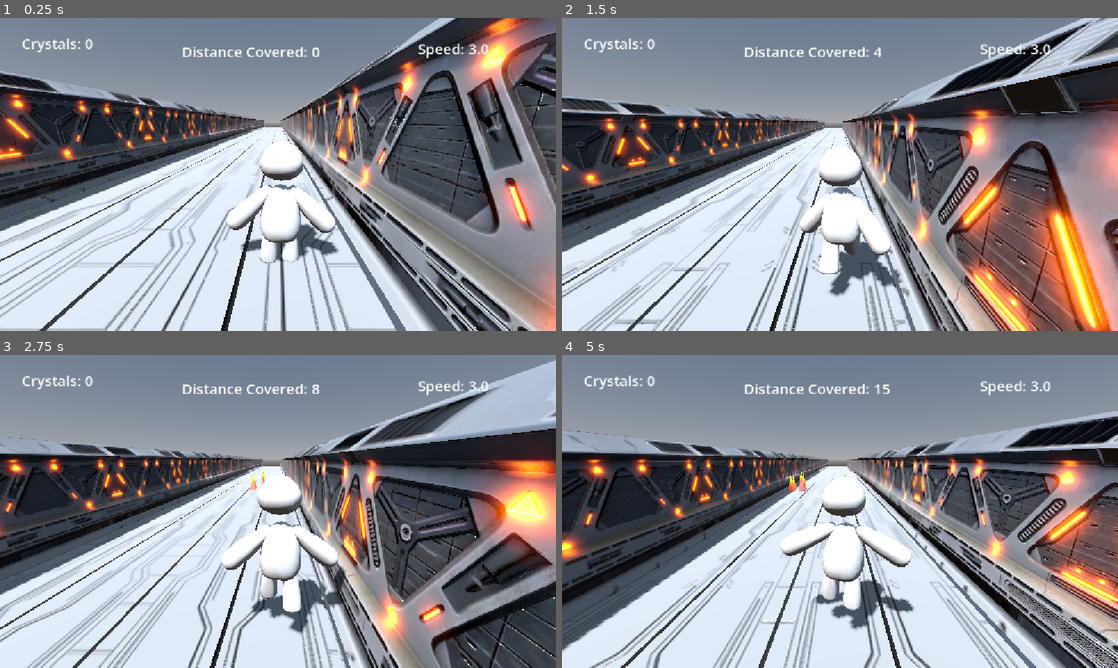
Above: before the commit, frames 1-4 (two rows, left to right).
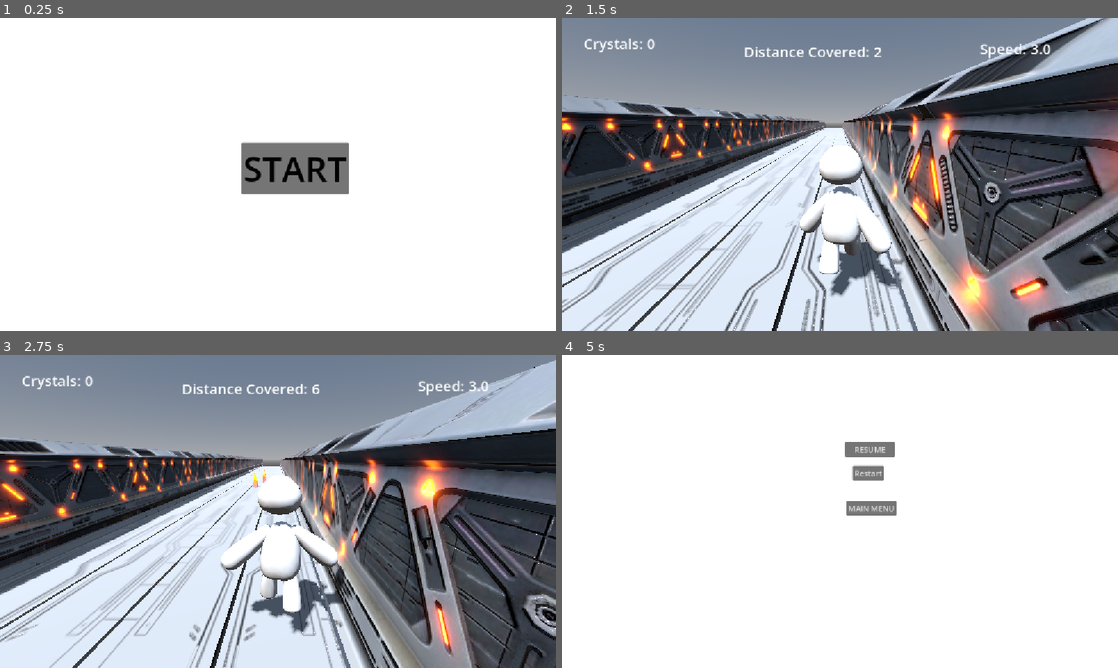
Above: after the commit, the same moments.

Repository: TheAbdullahSaleem/Runner
Game: Godot game, scene res://Scenes/Main.tscn
The game is run twice, just before and just after one commit, with the same random seed, the same clock (stepped at 60 frames per second) and the same inputs.
Inputs (mouse positions are in pixels of both pictures, inside the frame that each line leads up to):
- Up to frame 1 (0.25 s): no input
- Up to frame 2 (1.5 s): click (856, 168) at 0.5 s, where only the run after the commit has a clickable "START"; tap Enter at 1.25 s; move the mouse to (962, 158) at 1.27 s; hold Right (right) from 1.28 s (still down); tap Space (jump) at 1.35 s; click (962, 158) at 1.42 s
- Up to frame 3 (2.75 s): tap Space (jump) at 1.52, 1.82, 2.27, 2.3, 2.57 s; move the mouse to (166, 527) at 2.02 s; release Right (right) at 2.03 s; hold Down from 2.03 s (still down); tap Alt at 2.1 s
- Up to frame 4 (5 s): move the mouse to (895, 442) at 2.77 s; release Down at 2.78 s; hold Right (right) 2.78-3.53 s; tap Shift at 2.85 s; tap Space (jump) at 3.05, 3.6, 3.77, 4.07, 4.52, 4.55, 4.82 s; move the mouse to (812, 574) at 3.52 s; hold Up 3.53-4.28 s; click (812, 574) at 3.67 s; move the mouse to (1006, 558) at 4.27 s; hold Left (left) from 4.28 s (still down); tap Alt at 4.35 s; tap Escape (pause, bound only after the commit) at 4.9 s

The runs differ from the first frame. In frame 1, 95% of the frame differs, in the area x 0-100%, y 0-100%; in frame 2, 41%; in frame 3, 31%; in frame 4, 96%.

Commit message:
Made The main menu and pause button work

Diff:
--- a/Scenes/Dead.tscn
+++ b/Scenes/Dead.tscn
@@ -5,6 +5,13 @@
 [node name="Dead" type="CanvasLayer" unique_id=1046737756]
 process_mode = 3
 script = ExtResource("1_j28xj")
+
+[node name="ColorRect" type="ColorRect" parent="." unique_id=1285884182]
+anchors_preset = 15
+anchor_right = 1.0
+anchor_bottom = 1.0
+grow_horizontal = 2
+grow_vertical = 2
 
 [node name="Control" type="Control" parent="." unique_id=805950470]
 process_mode = 3
@@ -18,10 +25,20 @@
 [node name="Button" type="Button" parent="Control" unique_id=100133756]
 process_mode = 3
 layout_mode = 0
-offset_left = 618.0
-offset_top = 289.0
-offset_right = 683.0
-offset_bottom = 320.0
+offset_left = 602.0
+offset_top = 229.0
+offset_right = 667.0
+offset_bottom = 260.0
 text = "Restart"
 
+[node name="Button2" type="Button" parent="Control" unique_id=70909303]
+process_mode = 3
+layout_mode = 0
+offset_left = 589.0
+offset_top = 302.0
+offset_right = 693.0
+offset_bottom = 333.0
+text = "MAIN MENU"
+
 [connection signal="pressed" from="Control/Button" to="." method="_on_button_pressed"]
+[connection signal="pressed" from="Control/Button2" to="." method="_on_button_2_pressed"]
--- /dev/null
+++ b/Scenes/MENU.tscn
@@ -0,0 +1,34 @@
+[gd_scene format=3 uid="uid://bbvbfgsytow76"]
+
+[ext_resource type="Script" uid="uid://ct3ofjp1w2vx" path="res://Scripts/menu.gd" id="1_vfnt7"]
+
+[node name="CanvasLayer" type="CanvasLayer" unique_id=1560707548]
+script = ExtResource("1_vfnt7")
+
+[node name="ColorRect" type="ColorRect" parent="." unique_id=854283812]
+anchors_preset = 15
+anchor_right = 1.0
+anchor_bottom = 1.0
+grow_horizontal = 2
+grow_vertical = 2
+
+[node name="Control" type="Control" parent="." unique_id=2067369476]
+layout_mode = 3
+anchors_preset = 15
+anchor_right = 1.0
+anchor_bottom = 1.0
+grow_horizontal = 2
+grow_vertical = 2
+
+[node name="Button" type="Button" parent="Control" unique_id=1996086173]
+layout_mode = 0
+offset_left = 500.0
+offset_top = 258.0
+offset_right = 723.0
+offset_bottom = 365.0
+theme_override_colors/font_color = Color(0, 0, 0, 1)
+theme_override_colors/icon_normal_color = Color(0, 0, 0, 1)
+theme_override_font_sizes/font_size = 72
+text = "START"
+
+[connection signal="pressed" from="Control/Button" to="." method="_on_button_pressed"]
--- a/Scenes/Main.tscn
+++ b/Scenes/Main.tscn
@@ -5,6 +5,8 @@
 [ext_resource type="PackedScene" uid="uid://ba4mkhe2f7lma" path="res://Scenes/ui.tscn" id="2_idj7w"]
 [ext_resource type="PackedScene" uid="uid://co0byoahjpgsl" path="res://Scenes/Dead.tscn" id="2_v1gob"]
 [ext_resource type="PackedScene" uid="uid://cugbu4w0rbbx5" path="res://Platform.tscn" id="4_rgh2o"]
+[ext_resource type="PackedScene" uid="uid://bbvbfgsytow76" path="res://Scenes/MENU.tscn" id="6_v1gob"]
+[ext_resource type="PackedScene" uid="uid://chirq7ogkybgr" path="res://Scenes/pause_screen.tscn" id="7_jw32o"]
 
 [sub_resource type="ProceduralSkyMaterial" id="ProceduralSkyMaterial_rgh2o"]
 sky_horizon_color = Color(0.66224277, 0.6717428, 0.6867428, 1)
@@ -21,8 +23,10 @@
 [node name="Main" type="Node3D" unique_id=2099199967]
 script = ExtResource("1_rgh2o")
 
-[node name="Dead" parent="." unique_id=1046737756 instance=ExtResource("2_v1gob")]
-layer = 3
+[node name="Dead" parent="." unique_id=1046737756 node_paths=PackedStringArray("menu", "main") instance=ExtResource("2_v1gob")]
+layer = 4
+menu = NodePath("../CanvasLayer")
+main = NodePath("..")
 
 [node name="WorldEnvironment" type="WorldEnvironment" parent="." unique_id=111177505]
 environment = SubResource("Environment_v1gob")
@@ -56,3 +60,10 @@
 [node name="Timer4" type="Timer" parent="." unique_id=102582051]
 wait_time = 2.0
 autostart = true
+
+[node name="CanvasLayer" parent="." unique_id=1560707548 instance=ExtResource("6_v1gob")]
+process_mode = 3
+
+[node name="pause_screen" parent="." unique_id=1256178661 node_paths=PackedStringArray("menu", "main") instance=ExtResource("7_jw32o")]
+menu = NodePath("../CanvasLayer")
+main = NodePath("..")
--- /dev/null
+++ b/Scenes/pause_screen.tscn
@@ -0,0 +1,54 @@
+[gd_scene format=3 uid="uid://chirq7ogkybgr"]
+
+[ext_resource type="Script" uid="uid://d0sljnnnao7l2" path="res://Scripts/pause_screen.gd" id="1_xub4q"]
+
+[node name="pause_screen" type="CanvasLayer" unique_id=1046737756]
+process_mode = 3
+script = ExtResource("1_xub4q")
+
+[node name="ColorRect" type="ColorRect" parent="." unique_id=1285884182]
+anchors_preset = 15
+anchor_right = 1.0
+anchor_bottom = 1.0
+grow_horizontal = 2
+grow_vertical = 2
+
+[node name="Control" type="Control" parent="." unique_id=805950470]
+process_mode = 3
+layout_mode = 3
+anchors_preset = 15
+anchor_right = 1.0
+anchor_bottom = 1.0
+grow_horizontal = 2
+grow_vertical = 2
+
+[node name="Button" type="Button" parent="Control" unique_id=100133756]
+process_mode = 3
+layout_mode = 0
+offset_left = 602.0
+offset_top = 229.0
+offset_right = 667.0
+offset_bottom = 260.0
+text = "Restart"
+
+[node name="Button2" type="Button" parent="Control" unique_id=70909303]
+process_mode = 3
+layout_mode = 0
+offset_left = 589.0
+offset_top = 302.0
+offset_right = 693.0
+offset_bottom = 333.0
+text = "MAIN MENU"
+
+[node name="Button3" type="Button" parent="Control" unique_id=1173826883]
+process_mode = 3
+layout_mode = 0
+offset_left = 586.0
+offset_top = 180.0
+offset_right = 690.0
+offset_bottom = 211.0
+text = "RESUME"
+
+[connection signal="pressed" from="Control/Button" to="." method="_on_button_pressed"]
+[connection signal="pressed" from="Control/Button2" to="." method="_on_button_2_pressed"]
+[connection signal="pressed" from="Control/Button3" to="." method="_on_button_3_pressed"]
--- a/Scripts/Player.gd
+++ b/Scripts/Player.gd
@@ -67,11 +67,13 @@
 		Globals.speed_powerup = false
 		anim_tree.set("parameters/TimeScale/scale",run_anim_speed)
 		velocity.z = speed
+	if Globals.jump_powerup:
+		Globals.jump_powerup_timer -= delta
+
 
 	if Input.is_action_just_pressed("jump") and is_on_floor():
 		if Globals.jump_powerup:
 			velocity.y = boosted_jump
-			Globals.jump_powerup_timer -= delta
 
 		if Globals.jump_powerup_timer <= 0.2:
 			Globals.jump_powerup = false
--- a/Scripts/dead.gd
+++ b/Scripts/dead.gd
@@ -1,6 +1,6 @@
 extends CanvasLayer
-
-
+@export var menu : CanvasLayer
+@export var main : Node3D
 # Called when the node enters the scene tree for the first time.
 func _ready() -> void:
 	pass
@@ -12,3 +12,9 @@
 
 func _on_button_pressed() -> void:
 	Globals.restart = true
+
+
+func _on_button_2_pressed() -> void:
+	main.get_tree().paused = true
+	self.hide()
+	Globals.menu = true
--- a/Scripts/globals.gd
+++ b/Scripts/globals.gd
@@ -9,6 +9,9 @@
 var jump_powerup_timer := 0.0
 var Dead : bool = false
 var restart : bool = false
+var menu : bool = true
+var pause : bool = false
+
 # Called when the node enters the scene tree for the first time.
 func _ready() -> void:
 	process_mode = Node.PROCESS_MODE_ALWAYS
@@ -25,6 +28,13 @@
 	jump_powerup = true
 	jump_powerup_timer = boost_durtion
 func restart1():
-	Globals.restart = false
+	menu = false
+	restart = false
+	pause = false
 	get_tree().paused = false
 	get_tree().reload_current_scene()
+func pause1():
+	if pause:
+		get_tree().paused = true
+	else :
+		get_tree().paused = false
--- a/Scripts/main.gd
+++ b/Scripts/main.gd
@@ -11,6 +11,8 @@
 @onready var timer_4: Timer = $Timer4
 @onready var player: CharacterBody3D = $Player
 @onready var dead_screen: CanvasLayer = $Dead
+@onready var canvas_layer: CanvasLayer = $CanvasLayer
+@onready var pause_screen: CanvasLayer = $pause_screen
 
 
 # Called when the node enters the scene tree for the first time.
@@ -29,6 +31,10 @@
 func _process(delta: float) -> void:
 	if Globals.Dead == true:
 		dead()
+	if Input.is_action_just_pressed("pause"):
+		Globals.pause = true
+		pause_screen.show()
+		get_tree().paused = true
 func spawning_crystal() -> void :
 	var lane = (randi_range(0,3) - 1.5) * 2
 	for i in 9:
--- /dev/null
+++ b/Scripts/menu.gd
@@ -0,0 +1,19 @@
+extends CanvasLayer
+
+
+# Called when the node enters the scene tree for the first time.
+func _ready() -> void:
+	pass # Replace with function body.
+
+
+# Called every frame. 'delta' is the elapsed time since the previous frame.
+func _process(delta: float) -> void:
+	if Globals.menu == true:
+		self.show()
+	elif Globals.menu == false:
+		self.hide()
+
+
+func _on_button_pressed() -> void:
+	self.hide()
+	Globals.restart = true
--- /dev/null
+++ b/Scripts/pause_screen.gd
@@ -0,0 +1,26 @@
+extends CanvasLayer
+@export var menu : CanvasLayer
+@export var main : Node3D
+# Called when the node enters the scene tree for the first time.
+func _ready() -> void:
+	self.hide()
+
+# Called every frame. 'delta' is the elapsed time since the previous frame.
+func _process(delta: float) -> void:
+	pass
+
+
+func _on_button_pressed() -> void:
+	Globals.restart = true
+
+
+func _on_button_2_pressed() -> void:
+	main.get_tree().paused = true
+	self.hide()
+	Globals.menu = true
+
+
+func _on_button_3_pressed() -> void:
+	Globals.pause = false
+	main.get_tree().paused = false
+	self.hide()
--- a/project.godot
+++ b/project.godot
@@ -63,6 +63,11 @@
 , Object(InputEventKey,"resource_local_to_scene":false,"resource_name":"","device":-1,"window_id":0,"alt_pressed":false …(182 unchanged characters)…
 ]
 }
+pause={
+"deadzone": 0.2,
+"events": [Object(InputEventKey,"resource_local_to_scene":false,"resource_name":"","device":-1,"window_id":0,"alt_pressed":false,"shift_pressed":false,"ctrl_pressed":false,"meta_pressed":false,"pressed":false,"keycode":0,"physical_keycode":4194305,"key_label":0,"unicode":0,"location":0,"echo":false,"script":null)
+]
+}
 
 [physics]
 
Not shown, added: Scripts/menu.gd.uid
Not shown, added: Scripts/pause_screen.gd.uid
Not shown, changed: export_presets.cfg
Not shown, added: Exports/Windows/Runner.pck
Not shown, added: Exports/Windows/Runner.zip
